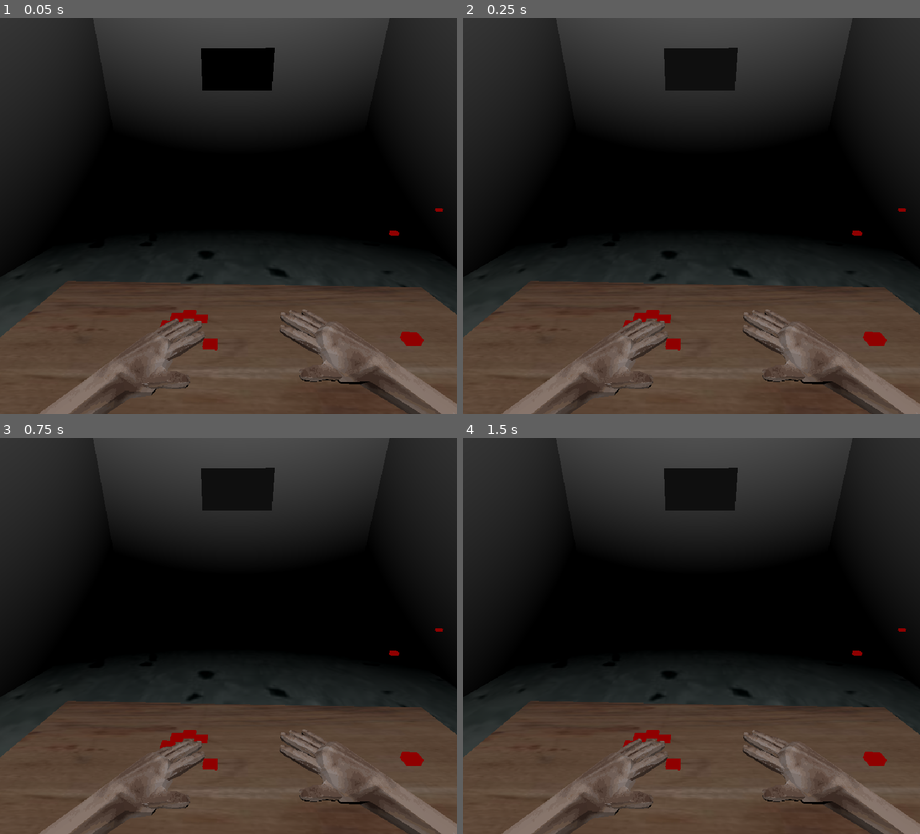
Above: before the commit, frames 1-4 (two rows, left to right).
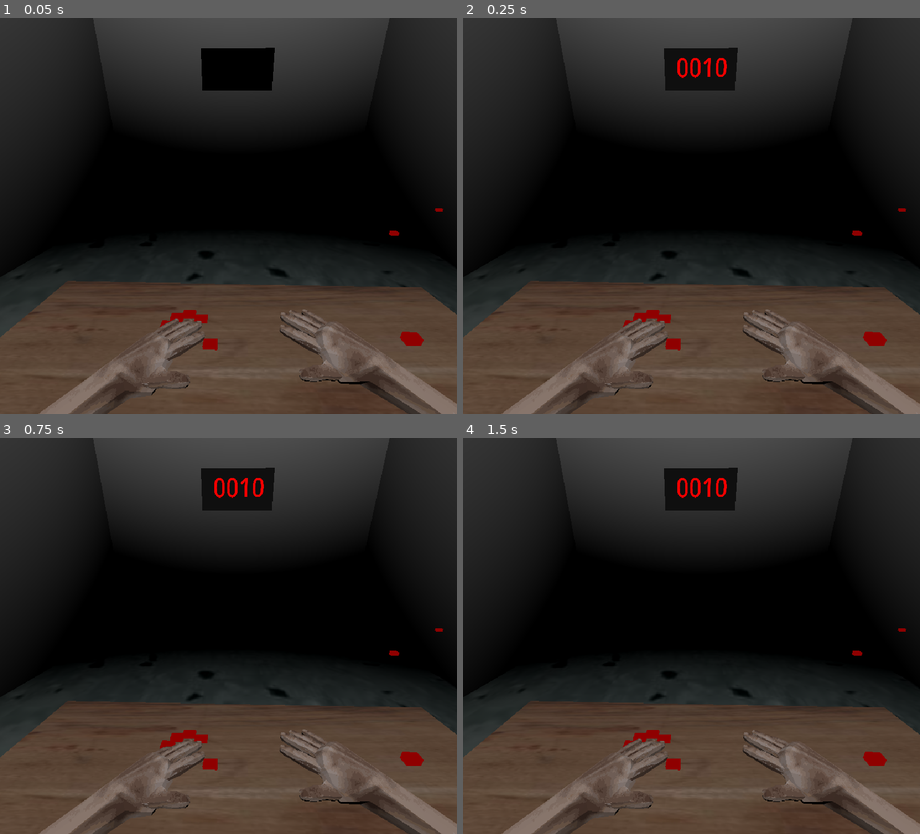
Above: after the commit, the same moments.

Repository: itaisinger/FingerGame
Game: Godot game, scene res://Scenes/Main/main.tscn
Same seed, same stepped clock (60 frames per second), same inputs: the game is played once before the commit and once after it.
Inputs (mouse positions are in pixels of both pictures, inside the frame that each line leads up to):
- Up to frame 1 (0.05 s): no input
- Up to frame 2 (0.25 s): no input
- Up to frame 3 (0.75 s): tap Enter at 0.5 s; move the mouse to (329, 616) at 0.52 s; hold Right (ui_right) from 0.53 s (still down); tap Q (Button_1) at 0.6 s; click (329, 616) at 0.67 s
- Up to frame 4 (1.5 s): tap Space at 1.25 s; move the mouse to (600, 655) at 1.27 s; release Right (ui_right) at 1.28 s; hold Left (ui_left) from 1.28 s (still down); tap P (Button_10) at 1.35 s

Frame 1 is identical in both runs. In frame 2, 0.2% of the frame differs, in the area x 46-58%, y 10-16%; in frame 3, 0.2%; in frame 4, 0.2%.

Commit message:
checkpoint

Diff:
--- a/finger-game/Scenes/Hourglass/hourglass.gd
+++ b/finger-game/Scenes/Hourglass/hourglass.gd
@@ -6,8 +6,6 @@
 	var time: float
 	func _init(starting_time: float) -> void:
 		time = starting_time
-
-
 var part_1 := HourglassPart.new(100.0)
 var part_2 := HourglassPart.new(0.0)
 var part_1_is_up := true
@@ -22,7 +20,7 @@
 	var transferred_time: float = min(delta * TRANSFER_RATE, upper.time)
 	upper.time -= transferred_time
 	lower.time += transferred_time
-	if part_1.time <=0 or part_2.time>=100:
+	if upper.time <=1 or lower.time>=99:
 		print("GAME OVER HOURGLASS")
 		queue_free()
 	print_timer += delta
--- a/finger-game/Scenes/PermutationScreen/permutation_screen.gd
+++ b/finger-game/Scenes/PermutationScreen/permutation_screen.gd
@@ -45,7 +45,8 @@
 		print("99999999999999999999999999")
 		print("Correct permutation: ", binary_number)
 		print("99999999999999999999999999")
-		turn_off()
+		generate_binary(4)
+		#turn_off()
 	was_matching = matching
 
 func turn_off():
